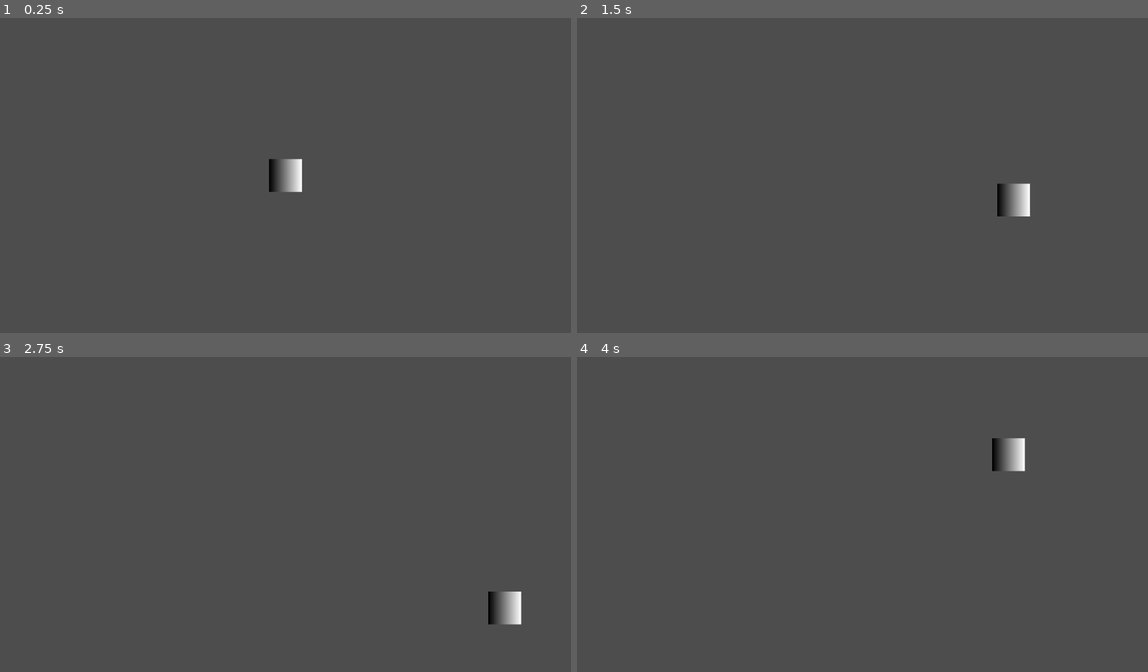
Above: before the commit, frames 1-4 (two rows, left to right).
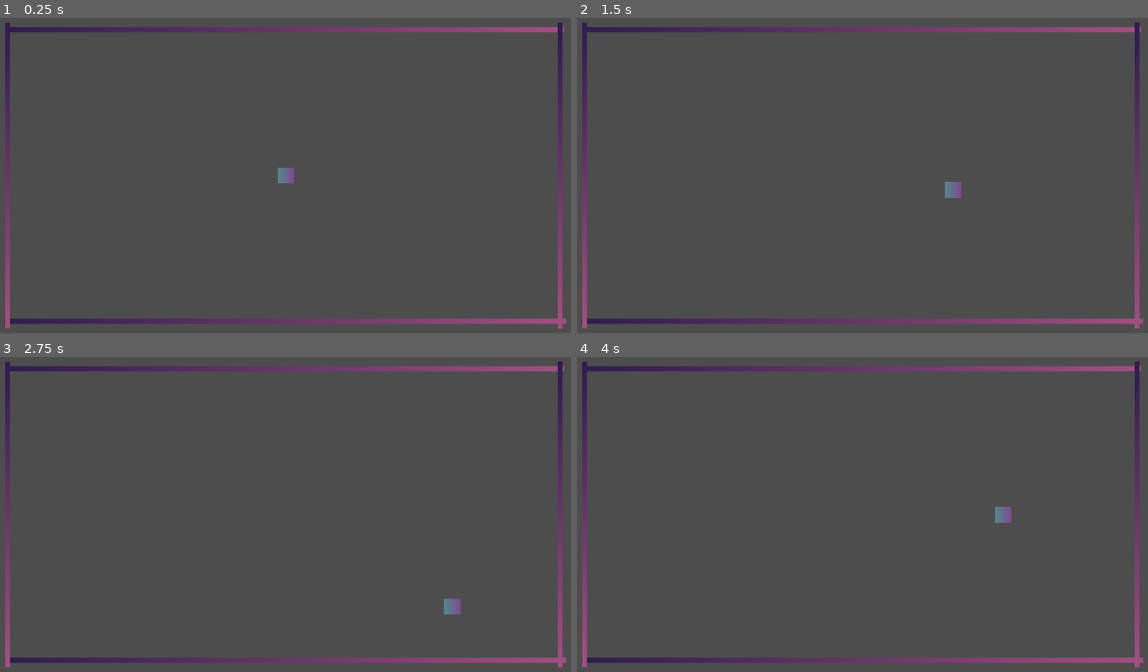
Above: after the commit, the same moments.

Repository: PatrikS24/GMTK26
Game: Godot game, scene res://state/main_state.tscn
The game is run twice, just before and just after one commit, with the same random seed, the same clock (stepped at 60 frames per second) and the same inputs.
Inputs:
- Up to frame 1 (0.25 s): no input
- Up to frame 2 (1.5 s): tap Enter at 0.5 s; hold Right (ui_right) 0.53-1.28 s; hold Down (ui_down) from 1.28 s (still down)
- Up to frame 3 (2.75 s): release Down (ui_down) at 2.03 s; hold Right (ui_right) from 2.03 s (still down)
- Up to frame 4 (4 s): release Right (ui_right) at 2.78 s; hold Up (ui_up) 2.78-3.53 s; hold Left (ui_left) from 3.53 s (still down)

The runs differ from the first frame. In frame 1, 5.1% of the frame differs, in the area x 0-100%, y 1-99%; in frame 2, 5.2%; in frame 3, 5.3%; in frame 4, 5.3%.

Commit message:
Small adjustments

Diff:
--- a/actors/player.tscn
+++ b/actors/player.tscn
@@ -3,10 +3,12 @@
 [ext_resource type="Script" uid="uid://bpupi2sxugrk" path="res://actors/player_controller.gd" id="1_niuxy"]
 
 [sub_resource type="CircleShape2D" id="CircleShape2D_mvpqy"]
+radius = 27.0
 
 [sub_resource type="Gradient" id="Gradient_niuxy"]
+colors = PackedColorArray(0.31904057, 0.54302305, 0.54341316, 1, 0.50106895, 0.28632915, 0.57708544, 1)
 
-[sub_resource type="GradientTexture2D" id="GradientTexture2D_mvpqy"]
+[sub_resource type="GradientTexture2D" id="GradientTexture2D_8ra83"]
 gradient = SubResource("Gradient_niuxy")
 
 [node name="Player" type="CharacterBody2D" unique_id=1607564504]
@@ -16,4 +18,6 @@
 shape = SubResource("CircleShape2D_mvpqy")
 
 [node name="Sprite2D" type="Sprite2D" parent="." unique_id=1391763643]
-texture = SubResource("GradientTexture2D_mvpqy")
+position = Vector2(0.49999952, 0)
+scale = Vector2(0.828125, 0.8125)
+texture = SubResource("GradientTexture2D_8ra83")
--- a/project.godot
+++ b/project.godot
@@ -15,6 +15,11 @@
 config/features=PackedStringArray("4.7", "Forward Plus")
 config/icon="res://icon.svg"
 
+[display]
+
+window/size/viewport_width=1920
+window/size/viewport_height=1080
+
 [physics]
 
 3d/physics_engine="Jolt Physics"
--- a/state/border.tscn
+++ b/state/border.tscn
@@ -1,32 +1,23 @@
 [gd_scene format=3 uid="uid://ckga7n4tkbiep"]
 
-[sub_resource type="RectangleShape2D" id="RectangleShape2D_24ut0"]
-size = Vector2(905, 14)
+[ext_resource type="PackedScene" uid="uid://b476s0rt8ew0x" path="res://state/wall.tscn" id="1_1c23k"]
 
 [node name="Border" type="Node2D" unique_id=1876389809]
 
-[node name="Top" type="StaticBody2D" parent="." unique_id=2016715387]
+[node name="Top" parent="." unique_id=1005203624 instance=ExtResource("1_1c23k")]
 position = Vector2(0, -200)
+scale = Vector2(0.886, 1)
 
-[node name="CollisionShape2D" type="CollisionShape2D" parent="Top" unique_id=1050623430]
-shape = SubResource("RectangleShape2D_24ut0")
+[node name="Bottom" parent="." unique_id=904352615 instance=ExtResource("1_1c23k")]
+position = Vector2(0, 200)
+scale = Vector2(0.893, 1)
 
-[node name="Bottom" type="StaticBody2D" parent="." unique_id=82414920]
-position = Vector2(0, 200)
+[node name="Left" parent="." unique_id=1828808449 instance=ExtResource("1_1c23k")]
+position = Vector2(-401, 0)
+rotation = 1.5707964
+scale = Vector2(0.462, 1)
 
-[node name="CollisionShape2D" type="CollisionShape2D" parent="Bottom" unique_id=792223917]
-shape = SubResource("RectangleShape2D_24ut0")
-
-[node name="Left" type="StaticBody2D" parent="." unique_id=380697034]
-position = Vector2(-447, 0)
+[node name="Right" parent="." unique_id=1760513289 instance=ExtResource("1_1c23k")]
+position = Vector2(396, 0)
 rotation = 1.5707964
-
-[node name="CollisionShape2D" type="CollisionShape2D" parent="Left" unique_id=1532773010]
-shape = SubResource("RectangleShape2D_24ut0")
-
-[node name="Right" type="StaticBody2D" parent="." unique_id=1457971077]
-position = Vector2(445, 0)
-rotation = 1.5707964
-
-[node name="CollisionShape2D" type="CollisionShape2D" parent="Right" unique_id=1992459583]
-shape = SubResource("RectangleShape2D_24ut0")
+scale = Vector2(0.463, 1)
--- a/state/main_state.tscn
+++ b/state/main_state.tscn
@@ -11,6 +11,7 @@
 
 [node name="Camera2D" type="Camera2D" parent="Game" unique_id=562330346]
 
-[node name="StaticBody2D" parent="Game" unique_id=1857006820 instance=ExtResource("2_axfo2")]
+[node name="Border" parent="Game" unique_id=1857006820 instance=ExtResource("2_axfo2")]
+scale = Vector2(2.255, 2.3749995)
 
 [node name="UI" type="Node" parent="." unique_id=907819780]
--- /dev/null
+++ b/state/wall.tscn
@@ -0,0 +1,21 @@
+[gd_scene format=3 uid="uid://b476s0rt8ew0x"]
+
+[sub_resource type="RectangleShape2D" id="RectangleShape2D_24ut0"]
+size = Vector2(905, 6)
+
+[sub_resource type="Gradient" id="Gradient_8ra83"]
+offsets = PackedFloat32Array(0, 0.9879518)
+colors = PackedColorArray(0.18008357, 0.109499194, 0.3054388, 1, 0.63179976, 0.3101968, 0.5071812, 1)
+
+[sub_resource type="GradientTexture2D" id="GradientTexture2D_24ut0"]
+gradient = SubResource("Gradient_8ra83")
+width = 907
+height = 7
+
+[node name="Top" type="StaticBody2D" unique_id=1005203624]
+
+[node name="CollisionShape2D" type="CollisionShape2D" parent="." unique_id=580177998]
+shape = SubResource("RectangleShape2D_24ut0")
+
+[node name="Sprite2D" type="Sprite2D" parent="." unique_id=238560121]
+texture = SubResource("GradientTexture2D_24ut0")
